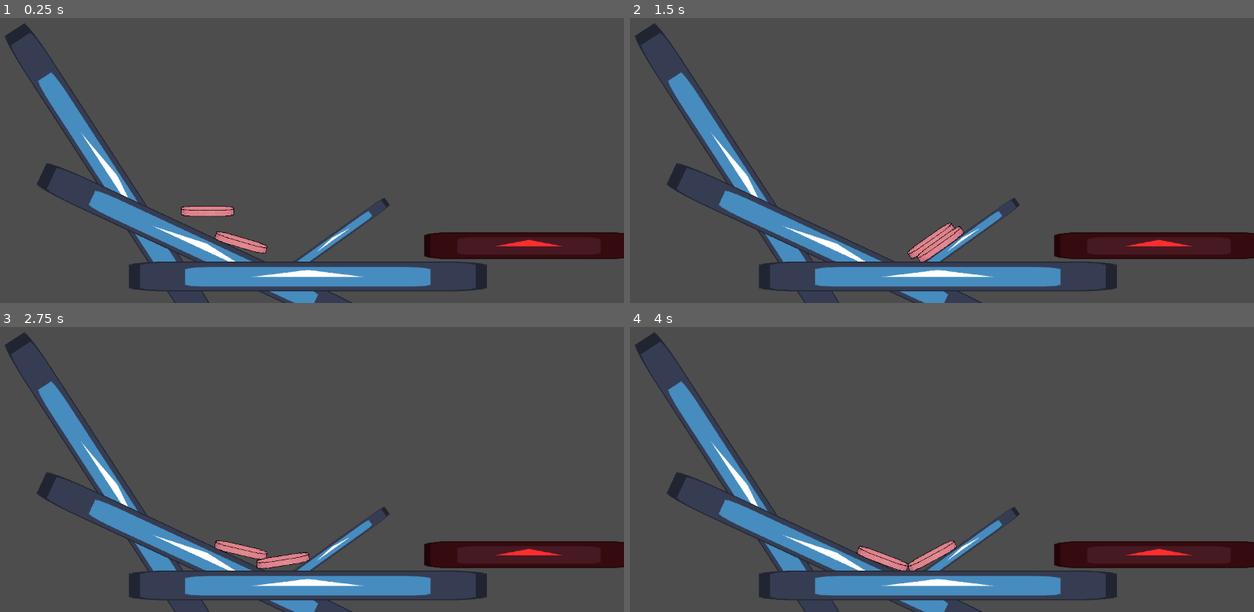
Above: before the commit, frames 1-4 (two rows, left to right).
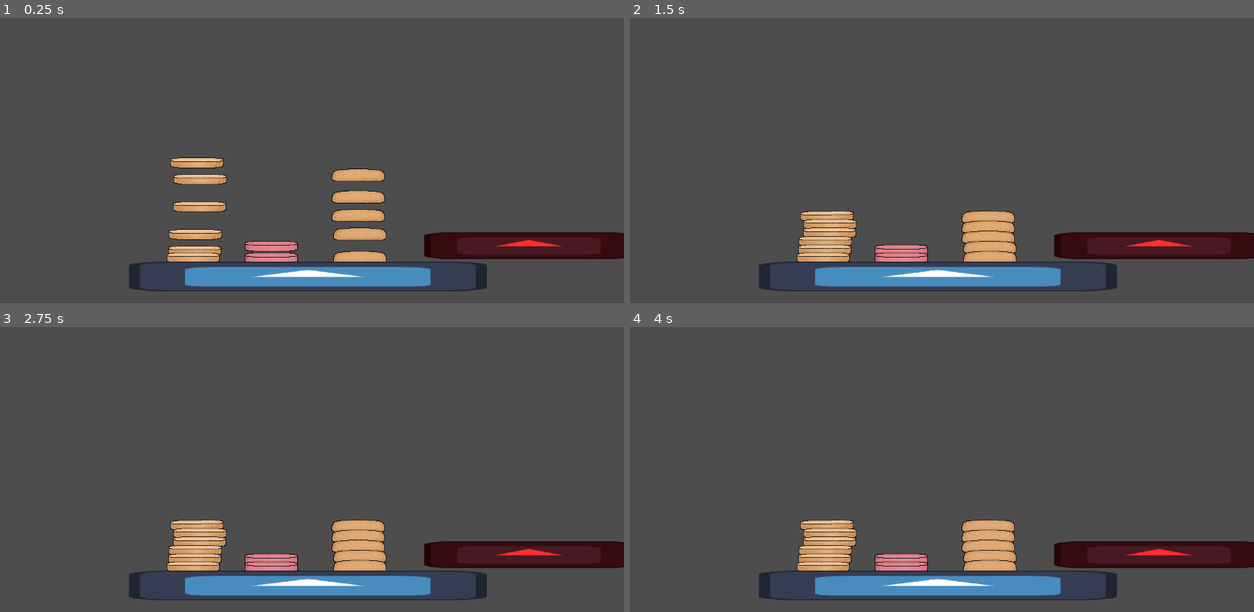
Above: after the commit, the same moments.

Repository: FluffinFox/Cooking_Game-ALPHA
Game: Godot game, scene res://Scenes/main.tscn
Same seed, same stepped clock (60 frames per second), same inputs: the game is played once before the commit and once after it. The engine's default icon, where the game draws it, is replaced by a stand-in: a white triangle on a blue panel in a dark square.
Inputs (mouse positions are in pixels of both pictures, inside the frame that each line leads up to):
- Up to frame 1 (0.25 s): no input
- Up to frame 2 (1.5 s): move the mouse to (1073, 40) at 0.52 s; click (1073, 40) at 0.67 s; drag from (804, 89) to (1160, 231) at 1.27 s
- Up to frame 3 (2.75 s): move the mouse to (outside the picture) at 2.02 s; click (outside the picture) at 2.17 s
- Up to frame 4 (4 s): drag from (904, 469) to (outside the picture) at 2.77 s; move the mouse to (1129, 443) at 3.52 s; click (1129, 443) at 3.67 s

The runs differ from the first frame. In frame 1, 8.7% of the frame differs, in the area x 0-63%, y 1-100%; in frame 2, 8.1%; in frame 3, 7.9%; in frame 4, 7.9%.

Commit message:
Definitive ALPHA Version
-Only has build station
-Can cook patties to reduce slip factor
-Can build fun structures with bread and patties

Diff:
--- a/Scenes/main.tscn
+++ b/Scenes/main.tscn
@@ -13,56 +13,43 @@
 position = Vector2(604, 833)
 
 [node name="bottom_bun" parent="." unique_id=1630785814 instance=ExtResource("4_kry3j")]
-position = Vector2(-469, 666)
+position = Vector2(402, 639)
 
 [node name="bottom_bun2" parent="." unique_id=685613758 instance=ExtResource("4_kry3j")]
-position = Vector2(-422, 578)
+position = Vector2(396, 608)
 
 [node name="bottom_bun3" parent="." unique_id=997578556 instance=ExtResource("4_kry3j")]
-position = Vector2(-849, 707)
+position = Vector2(393, 743)
 
 [node name="bottom_bun4" parent="." unique_id=233319125 instance=ExtResource("4_kry3j")]
-position = Vector2(-850, 738)
+position = Vector2(392, 774)
 
 [node name="Patty" parent="." unique_id=786537501 instance=ExtResource("3_8gbba")]
-position = Vector2(477, 763)
+position = Vector2(536, 765)
 
 [node name="Patty2" parent="." unique_id=2106779642 instance=ExtResource("3_8gbba")]
-position = Vector2(416, 699)
+position = Vector2(536, 791)
 
 [node name="Top_Bun" parent="." unique_id=740317932 instance=ExtResource("3_jjvhh")]
-position = Vector2(-82, 626)
+position = Vector2(700, 706)
 
 [node name="Top_Bun2" parent="." unique_id=741012808 instance=ExtResource("3_jjvhh")]
-position = Vector2(-106, 674)
+position = Vector2(703, 741)
 
 [node name="Stovetop" parent="." unique_id=1601315941 instance=ExtResource("5_kry3j")]
 position = Vector2(1017, 793)
 
 [node name="Top_Bun3" parent="." unique_id=97911055 instance=ExtResource("3_jjvhh")]
-position = Vector2(-138, 592)
+position = Vector2(700, 671)
 
 [node name="Top_Bun4" parent="." unique_id=2017326856 instance=ExtResource("3_jjvhh")]
-position = Vector2(-106, 723)
+position = Vector2(703, 790)
 
 [node name="Top_Bun5" parent="." unique_id=1773701529 instance=ExtResource("3_jjvhh")]
-position = Vector2(-261, 679)
+position = Vector2(700, 630)
 
 [node name="bottom_bun5" parent="." unique_id=172098576 instance=ExtResource("4_kry3j")]
-position = Vector2(-841, 655)
+position = Vector2(401, 691)
 
 [node name="bottom_bun6" parent="." unique_id=1346746711 instance=ExtResource("4_kry3j")]
-position = Vector2(-672, 641)
-
-[node name="Countertop2" parent="." unique_id=2030812287 instance=ExtResource("1_bo1nx")]
-position = Vector2(250, 657.00006)
-rotation = 0.9948377
-
-[node name="Countertop3" parent="." unique_id=511434792 instance=ExtResource("1_bo1nx")]
-position = Vector2(649, 776.00006)
-rotation = -0.62133723
-scale = Vector2(0.37, 0.37)
-
-[node name="Countertop4" parent="." unique_id=1263910022 instance=ExtResource("1_bo1nx")]
-position = Vector2(414.99997, 782.9999)
-rotation = 0.43633232
+position = Vector2(389, 798)
